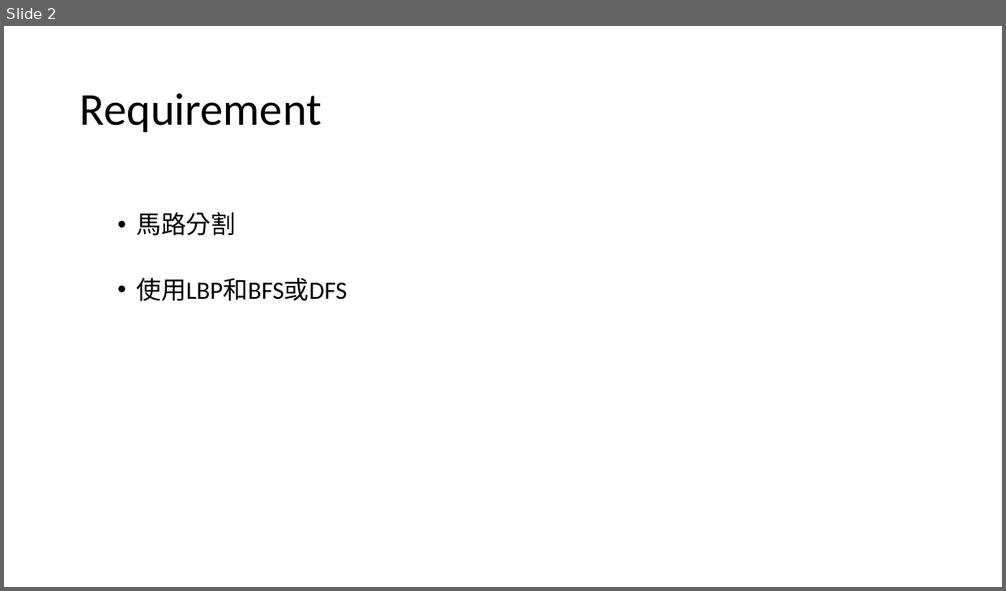
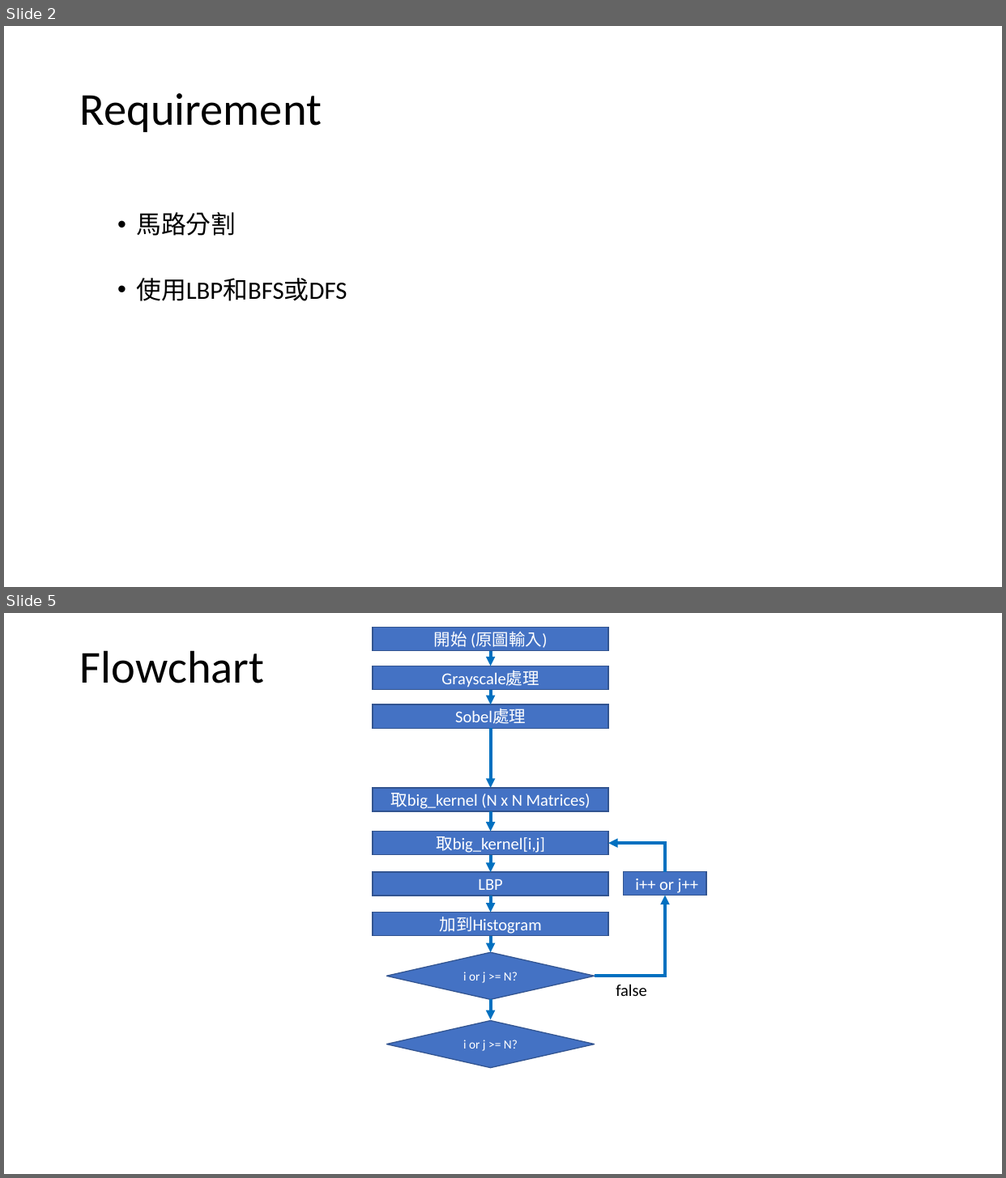
Before and after one commit to kennygnw/road_segmentation_hw, a slide deck: Image Segmentation of Concrete Roads.pptx. Shown one above the other, each under a label of ours: slide 2 before the commit, slides 2 and 5 after it; the slides between them are not shown. The pictures are 1006x591 and 1006x1178 pixels, drawn with LibreOffice and Linux fonts; fonts in the diff are those of the drawing. Boxes give left, top, right and bottom in pixels: in the first picture for what was removed or moved away, otherwise in the second. Text is boxed around its words. In the diff, an @@ line names an element or a change of style, - is before the commit and + after.

```diff
--- a/Image Segmentation of Concrete Roads.pptx
+++ b/Image Segmentation of Concrete Roads.pptx
@@ slide 5 added at [4,613,1002,1174], background #FFFFFF @@
@@ rectangle added at [373,628,609,650], fill #4472C4, outline #325491 1 pt, 16 pt, text #FFFFFF @@
+開始 (原圖輸入)
@@ title added at [80,650,264,683], 44 pt, text #000000 @@
+Flowchart
@@ arrow added from (491, 651) to (491, 666), #0070C0 3 pt @@
@@ rectangle added at [373,666,609,689], fill #4472C4, outline #325491 1 pt, 16 pt, text #FFFFFF @@
+Grayscale處理
@@ rectangle added at [373,705,609,727], fill #4472C4, outline #325491 1 pt, 16 pt, text #FFFFFF @@
+Sobel處理
@@ arrow added from (491, 689) to (491, 705), #0070C0 3 pt @@
@@ arrow added from (491, 728) to (491, 788), #0070C0 3 pt @@
@@ rectangle added at [373,788,609,811], fill #4472C4, outline #325491 1 pt, 16 pt, text #FFFFFF @@
+取big_kernel (N x N Matrices)
@@ arrow added from (491, 811) to (491, 832), #0070C0 3 pt @@
@@ rectangle added at [373,832,609,855], fill #4472C4, outline #325491 1 pt, 16 pt, text #FFFFFF @@
+取big_kernel[i,j]
@@ arrow added from (491, 855) to (491, 872), #0070C0 3 pt @@
@@ elbow arrow added from (665, 872) to (609, 844), #0070C0 3 pt @@
@@ rectangle added at [373,872,609,895], fill #4472C4, outline #325491 1 pt, 16 pt, text #FFFFFF @@
+LBP
@@ rectangle added at [624,872,707,895], fill #4472C4, outline #325491 1 pt, 16 pt, text #FFFFFF @@
+i++ or j++
@@ arrow added from (491, 896) to (491, 913), #0070C0 3 pt @@
@@ elbow arrow added from (594, 976) to (665, 895), #0070C0 3 pt @@
@@ rectangle added at [373,913,609,935], fill #4472C4, outline #325491 1 pt, 16 pt, text #FFFFFF @@
+加到Histogram
@@ arrow added from (491, 936) to (491, 953), #0070C0 3 pt @@
@@ diamond added at [386,953,594,1000], fill #4472C4, outline #325491 1 pt, 12 pt, text #FFFFFF @@
+i or j >= N?
@@ arrow added from (491, 1000) to (491, 1020), #0070C0 3 pt @@
@@ text added at [616,984,647,996], 16 pt, text #000000 @@
+false
@@ diamond added at [386,1021,594,1068], fill #4472C4, outline #325491 1 pt, 12 pt, text #FFFFFF @@
+i or j >= N?
```
Also in this commit, not shown: 3 slides changed, 4 other slides added, 1 other file.
